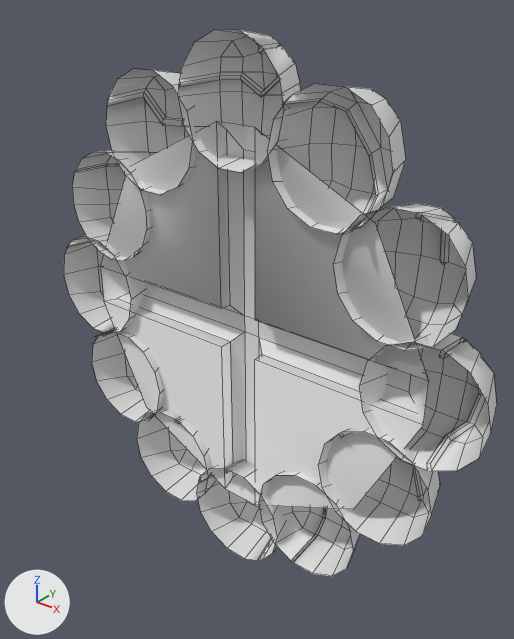
The FBX model Plat_TCC/Assets/Environment/Scenario Props/House_Details/Janela.fbx, before and after one commit.
The view is the same before and after, from a 50 mm lens placed at (1.501, -1.765, 1.18), pointed at (0.047, 0.053, 0.053). Lighting does not change. The marker at lower left points along +X, +Y and +Z. Mesh edges are drawn as thin lines. Where no turn or scale is listed for an object, it has been applied to the vertices.

The scene before the commit, as lines of its bpy script (objects in view):
```python
me_cube_001 = bpy.data.meshes.new('Cube.001')
me_cube_001.from_pydata(...)  # 809 vertices, 731 faces; spans x -0.97..0.97, y -0.08..0.2, z -1.03..1.03
ob_cube = bpy.data.objects.new('Cube', me_cube_001)
ob_cube.location = (0.0, 0.0, 0.0)
```
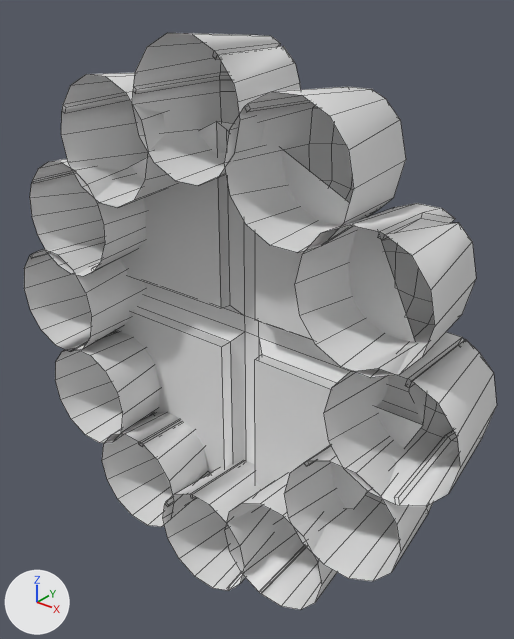
The newer file is also rescaled (x2.0), turned or shifted as a whole; pictures and numbers use the older file's frame.

The change, as a list of edits to the scene's bpy script:
```text
Change me_cube_001:
    used by ob_cube; location = (0.0, 0.0, 0.0)
    remove me_cube_001.from_pydata(...)  # 809 vertices, 731 faces; spans x -0.97..0.97, y -0.08..0.2, z -1.03..1.03
    add me_cube_001.from_pydata(...)  # 809 vertices, 731 faces; spans x -0.97..0.97, y -0.23..0.2, z -1.03..1.03
    me_cube_001 part 1: all 231 vertices in x -0.97..0.97, y -0.08..-0.02, z -1.03..1.03 are scaled about their middle by (1, 0, 1), then moved by (0.0, -0.18, 0.0)
    me_cube_001 part 2: edges marked sharp go from 20 to 32
```

Boxes (x1, y1, x2, y2) around the edits, measured in the pictures (514 x 639 px; the box of a moved part takes in the faces that stretch with it):
'Cube', reshaped, shading changed (9% wider)
    before: (64, 29, 497, 576)
    after: (24, 33, 497, 610)
part 1 of me_cube_001, moved or reshaped
    before: (64, 29, 497, 576)
    after: (24, 33, 496, 610)
part 2 of me_cube_001, shading changed
    both: (119, 44, 464, 509)
